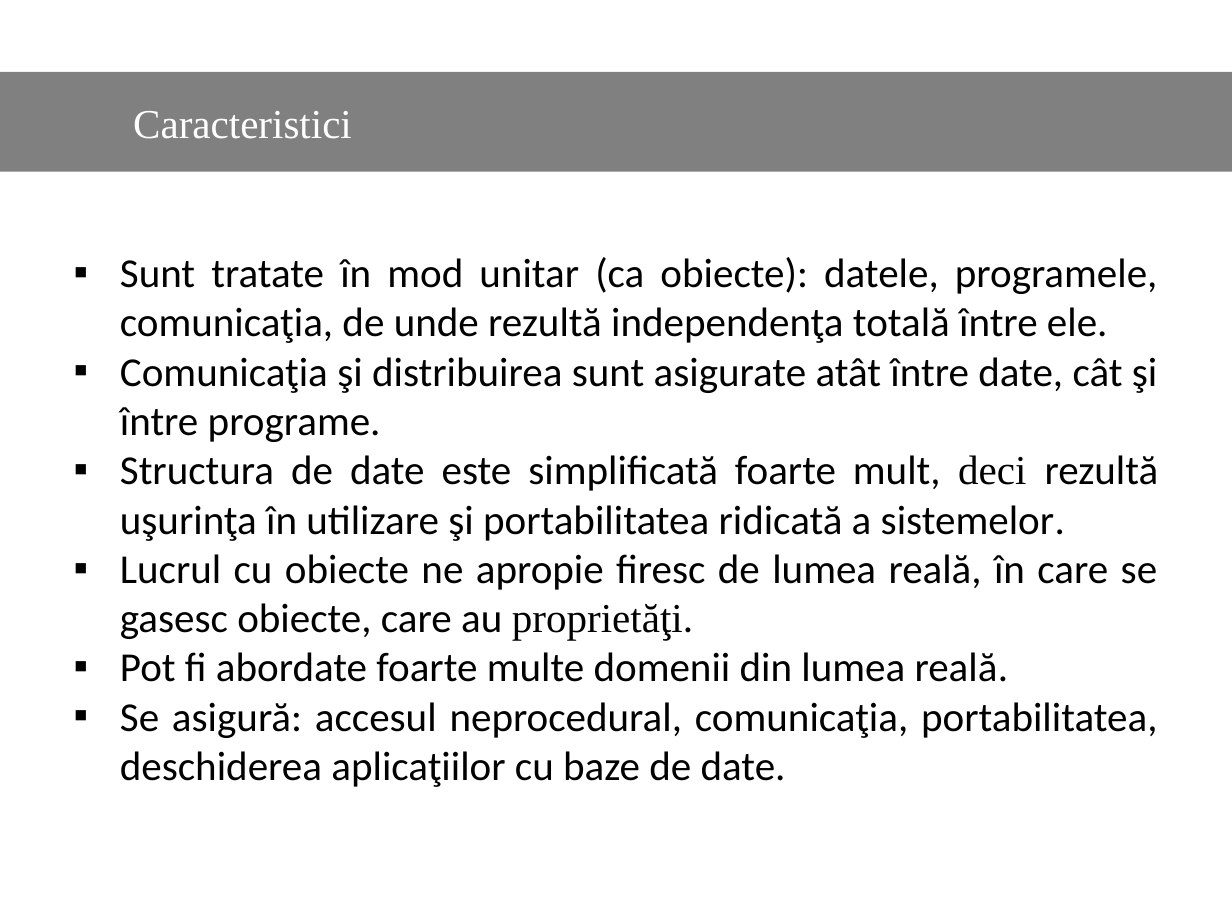
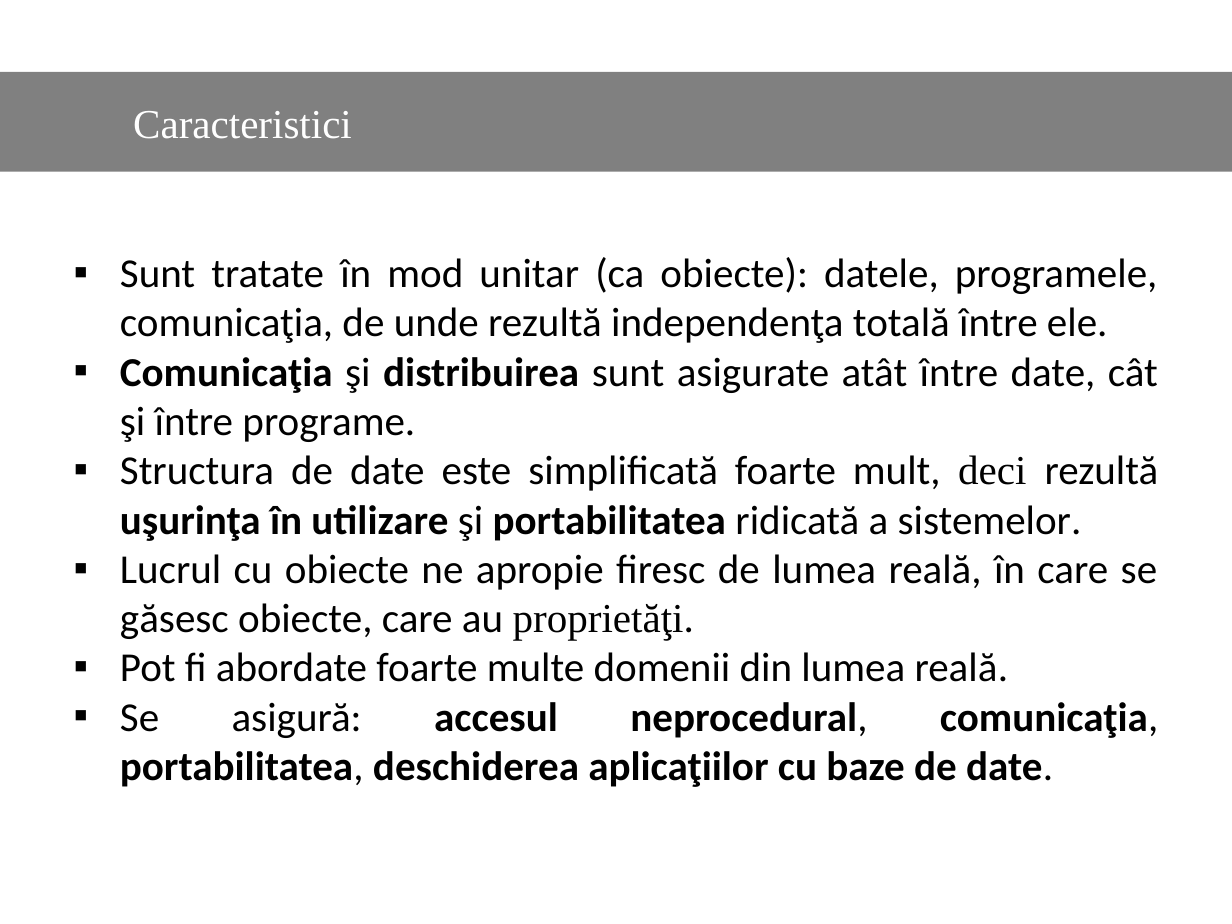
Before and after one commit to Dani25/BDOO, a slide deck: slide 6 of bdoo.pptx. Drawn at 1232x924 pixels with LibreOffice and Linux fonts; fonts in the diff are those of the drawing. Boxes give left, top, right and bottom in pixels: in the first picture for what was removed or moved away, otherwise in the second. Text is boxed around its words. In the diff, an @@ line names an element or a change of style, - is before the commit and + after.

```diff
--- a/bdoo.pptx
+++ b/bdoo.pptx
@@ text at (120, 357, 1159, 787): bold on in "Comunicaţia distribuirea", "uşurinţa în utilizare portabilitatea", "accesul neprocedural, comunicaţia, portabilitatea, deschider ..." @@
@@ text at (120, 554, 1157, 640): text changed @@
-▪ Lucrul cu obiecte ne apropie firesc de lumea reală, în care se gasesc obiecte, care au proprietăţi.
+▪ Lucrul cu obiecte ne apropie firesc de lumea reală, în care se găsesc obiecte, care au proprietăţi.
```
Also in this commit, not shown: 8 other slides changed.
